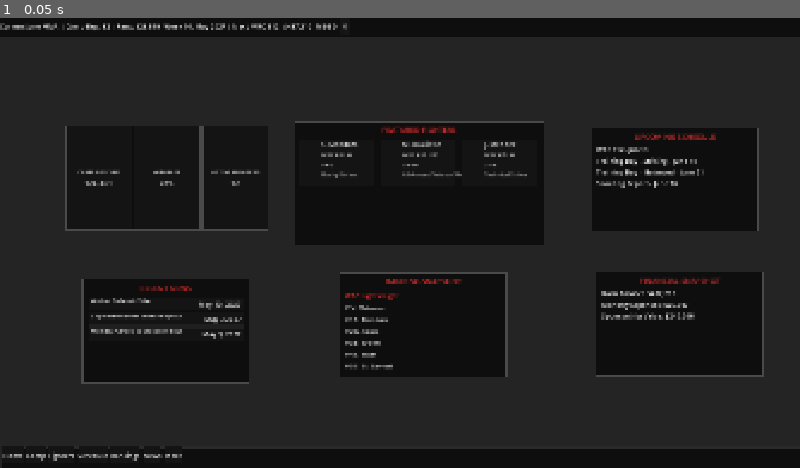
Above: before the commit, frame 1.
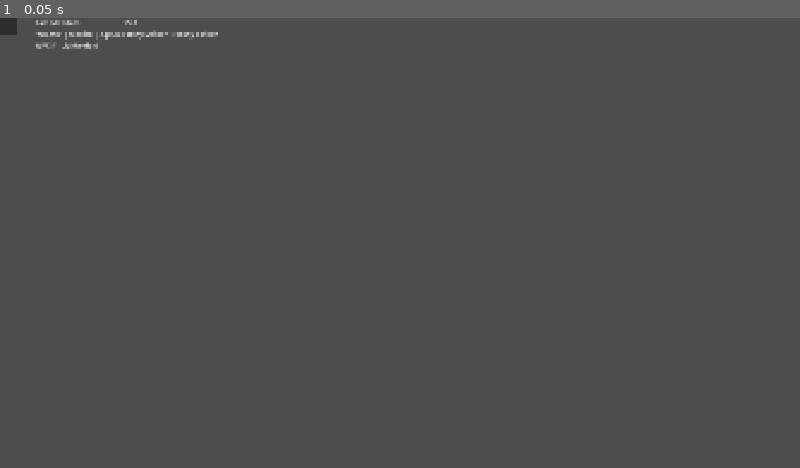
Above: after the commit, the same moment.

Repository: purepainsugar/MMA-Dynasty
Game: Godot game, scene res://Scenes/UI/FighterCard.tscn
Two runs of this game, one before a commit and one after it. Both use one fixed random seed, a clock stepped at 60 frames per second and the inputs below. Before the commit the project starts from res://Scenes/UI/Dashboard.tscn.
Inputs:
- Up to frame 1 (0.05 s): no input

The runs differ from the first frame. In frame 1, 98% of the frame differs, in the area x 0-100%, y 0-100%.

Commit message:
Sprint 2 Session 8 - Connect FighterData to full fighter card

Diff:
--- /dev/null
+++ b/Scenes/UI/FighterCard.gd
@@ -0,0 +1,62 @@
+extends Panel
+
+@export var fighter_data: FighterData
+
+@onready var name_label: Label = find_child("NameLabel", true, false) as Label
+@onready var nickname_label: Label = find_child("NicknameLabel", true, false) as Label
+@onready var division_label: Label = find_child("DivisionLabel", true, false) as Label
+@onready var record_label: Label = find_child("RecordLabel", true, false) as Label
+@onready var next_fight_label: Label = find_child("NextFightLabel", true, false) as Label
+
+
+func _ready() -> void:
+	print("FighterCard ready")
+	print("Fighter data: ", fighter_data)
+	print("NameLabel found: ", name_label)
+	print("NicknameLabel found: ", nickname_label)
+	print("DivisionLabel found: ", division_label)
+	print("RecordLabel found: ", record_label)
+	print("NextFightLabel found: ", next_fight_label)
+	update_display()
+
+
+func update_display() -> void:
+	if _missing_required_labels():
+		push_error("FighterCard is missing one or more required labels.")
+		return
+
+	if fighter_data == null:
+		print("No fighter data assigned.")
+		_set_empty_display()
+		return
+
+	print("Updating FighterCard with: ", fighter_data.get_display_name())
+
+	name_label.text = fighter_data.first_name + " " + fighter_data.last_name
+
+	if fighter_data.nickname == "":
+		nickname_label.text = fighter_data.country + " | Age " + str(fighter_data.age)
+	else:
+		nickname_label.text = "\"" + fighter_data.nickname + "\" | " + fighter_data.country + " | Age " + str(fighter_data.age)
+
+	division_label.text = fighter_data.promotion + " " + fighter_data.get_ranking_text() + " " + fighter_data.division
+	record_label.text = fighter_data.get_record_text()
+	next_fight_label.text = fighter_data.style + " | " + fighter_data.archetype
+
+
+func _missing_required_labels() -> bool:
+	return (
+		name_label == null
+		or nickname_label == null
+		or division_label == null
+		or record_label == null
+		or next_fight_label == null
+	)
+
+
+func _set_empty_display() -> void:
+	name_label.text = "No Fighter"
+	nickname_label.text = "Unassigned"
+	division_label.text = "No Division"
+	record_label.text = "-"
+	next_fight_label.text = "Style: TBD"
--- a/Scenes/UI/FighterCard.tscn
+++ b/Scenes/UI/FighterCard.tscn
@@ -1,8 +1,13 @@
 [gd_scene format=3 uid="uid://p2jr20kefbnm"]
+
+[ext_resource type="Script" uid="uid://evvg7vy7ubn2" path="res://Scenes/UI/FighterCard.gd" id="1_h1jjh"]
+[ext_resource type="Resource" uid="uid://ic32bjwlldwr" path="res://Data/Fighters/WFC/Lightweight/sam_mendoza.tres" id="2_1i3ae"]
 
 [node name="FighterCard" type="Panel" unique_id=1837188587]
 offset_right = 40.0
 offset_bottom = 40.0
+script = ExtResource("1_h1jjh")
+fighter_data = ExtResource("2_1i3ae")
 
 [node name="Margin" type="MarginContainer" parent="." unique_id=852109380]
 layout_mode = 0
@@ -23,7 +28,7 @@
 layout_mode = 2
 text = "Michael Wooden"
 
-[node name="Nickname Label" type="Label" parent="Margin/HBoxContainer/Info" unique_id=1865394111]
+[node name="NicknameLabel" type="Label" parent="Margin/HBoxContainer/Info" unique_id=1865394111]
 layout_mode = 2
 text = "\"The Technician\""
 
--- /dev/null
+++ b/Scripts/UI/FighterCard.gd
@@ -0,0 +1,52 @@
+extends Panel
+
+@export var fighter_data: FighterData
+
+@onready var name_label: Label = find_child("NameLabel", true, false) as Label
+@onready var nickname_label: Label = find_child("NicknameLabel", true, false) as Label
+@onready var division_label: Label = find_child("DivisionLabel", true, false) as Label
+@onready var record_label: Label = find_child("RecordLabel", true, false) as Label
+@onready var next_fight_label: Label = find_child("NextFightLabel", true, false) as Label
+
+
+func _ready() -> void:
+	update_display()
+
+
+func update_display() -> void:
+	if _missing_required_labels():
+		push_error("FighterCard is missing one or more required labels.")
+		return
+
+	if fighter_data == null:
+		_set_empty_display()
+		return
+
+	name_label.text = fighter_data.first_name + " " + fighter_data.last_name
+
+	if fighter_data.nickname == "":
+		nickname_label.text = fighter_data.country + " | Age " + str(fighter_data.age)
+	else:
+		nickname_label.text = "\"" + fighter_data.nickname + "\" | " + fighter_data.country + " | Age " + str(fighter_data.age)
+
+	division_label.text = fighter_data.promotion + " " + fighter_data.get_ranking_text() + " " + fighter_data.division
+	record_label.text = fighter_data.get_record_text()
+	next_fight_label.text = fighter_data.style + " | " + fighter_data.archetype
+
+
+func _missing_required_labels() -> bool:
+	return (
+		name_label == null
+		or nickname_label == null
+		or division_label == null
+		or record_label == null
+		or next_fight_label == null
+	)
+
+
+func _set_empty_display() -> void:
+	name_label.text = "No Fighter"
+	nickname_label.text = "Unassigned"
+	division_label.text = "No Division"
+	record_label.text = "-"
+	next_fight_label.text = "Style: TBD"
--- a/project.godot
+++ b/project.godot
@@ -11,7 +11,7 @@
 [application]
 
 config/name="MMA Dynasty"
-run/main_scene="uid://bs1fuvc7sc1ed"
+run/main_scene="uid://p2jr20kefbnm"
 config/features=PackedStringArray("4.7", "GL Compatibility")
 config/icon="res://icon.svg"
 
Not shown, added: Scenes/UI/FighterCard.gd.uid
Not shown, added: Scripts/UI/FighterCard.gd.uid
